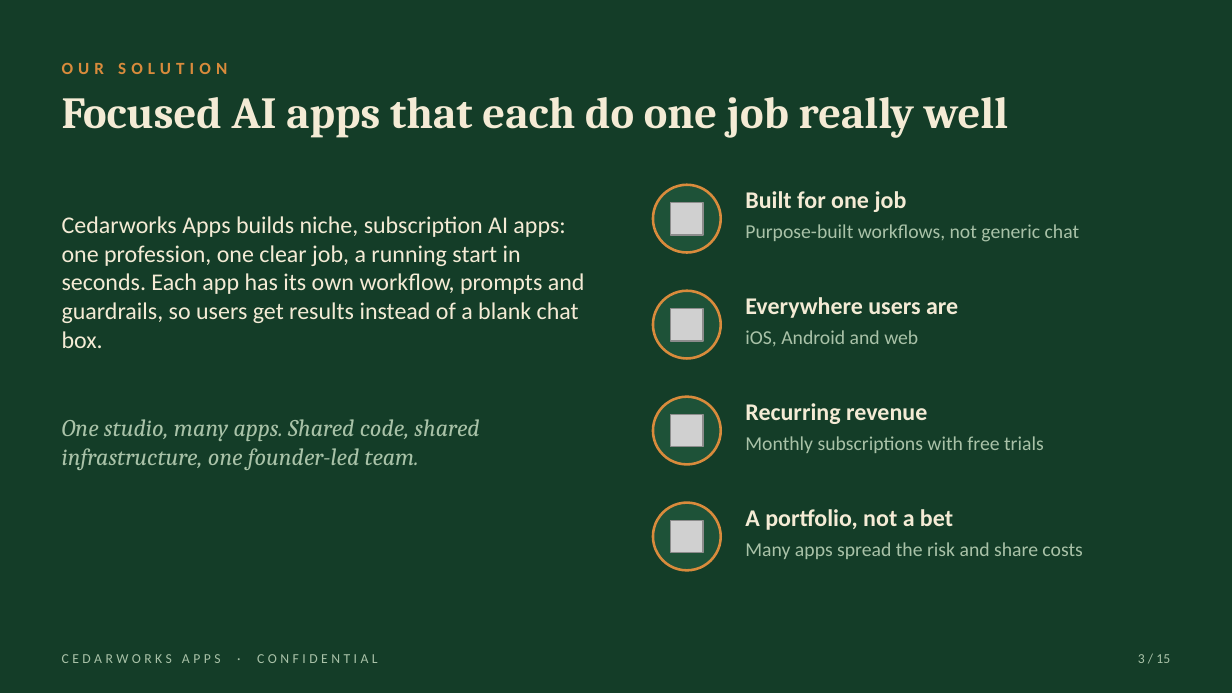
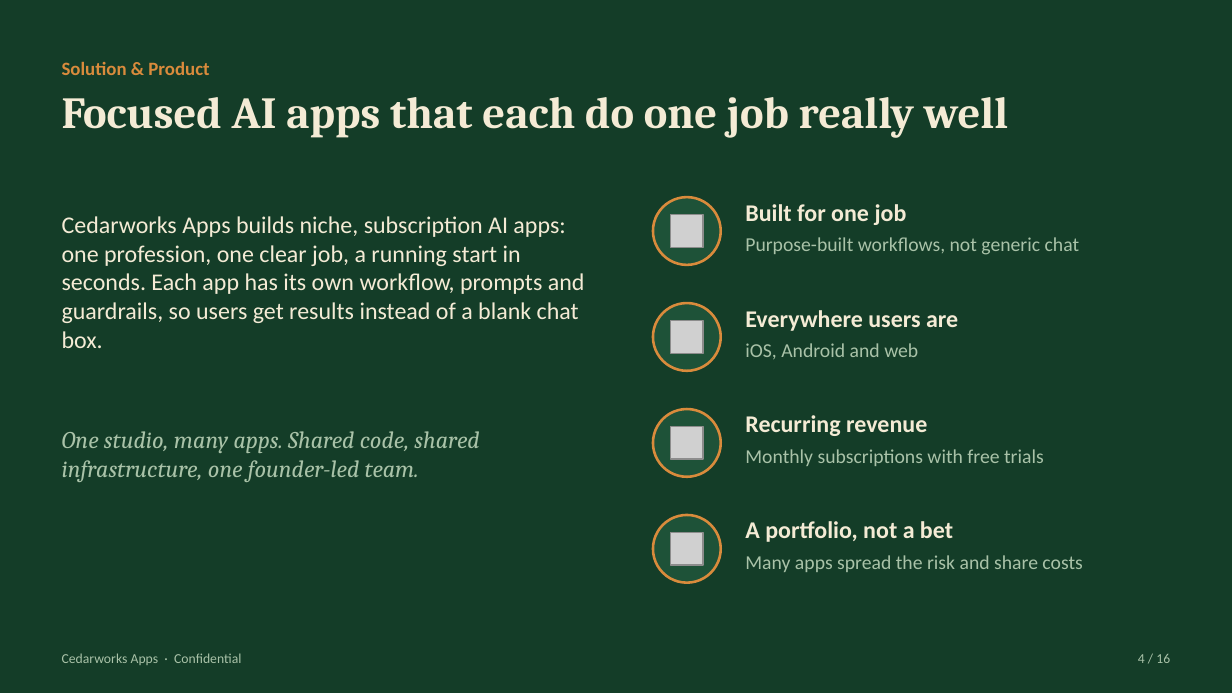
Before and after one commit to Pastorai1/Cedarworksapps, a slide deck: slide 4 of pitch-deck/Cedarworks-Apps-Pitch-Deck.pptx (slide 3 before the commit). Drawn at 1232x693 pixels with LibreOffice and Linux fonts; fonts in the diff are those of the drawing; grey boxes stand for pictures. Boxes give left, top, right and bottom in pixels: in the first picture for what was removed or moved away, otherwise in the second. Text is boxed around its words. In the diff, an @@ line names an element or a change of style, - is before the commit and + after.

```diff
--- a/pitch-deck/Cedarworks-Apps-Pitch-Deck.pptx
+++ b/pitch-deck/Cedarworks-Apps-Pitch-Deck.pptx
@@ text at [62,62,209,75]: text changed; size 10 to 11 pt @@
-OUR SOLUTION
+Solution & Product
@@ 6 texts, 4 pictures, 4 ellipses: place and size @@
-6 texts, 4 pictures, 4 ellipses at [62,185,1082,570]
+6 texts, 4 pictures, 4 ellipses at [62,197,1082,583]
@@ 3 texts: place and size @@
-3 texts at [745,224,1080,453]
+3 texts at [745,237,1080,466]
@@ text at [62,653,241,665]: text changed @@
-CEDARWORKS APPS · CONFIDENTIAL
+Cedarworks Apps · Confidential
@@ text at [1138,654,1170,663]: text changed @@
-3 / 15
+4 / 16
```
Also in this commit, not shown: 11 other slides changed, 4 slides added, 3 slides removed, 3 other files.
